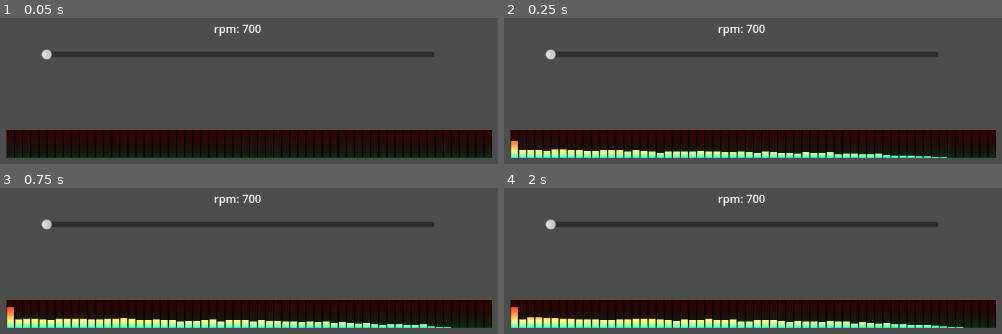
Above: before the commit, frames 1-4 (two rows, left to right).
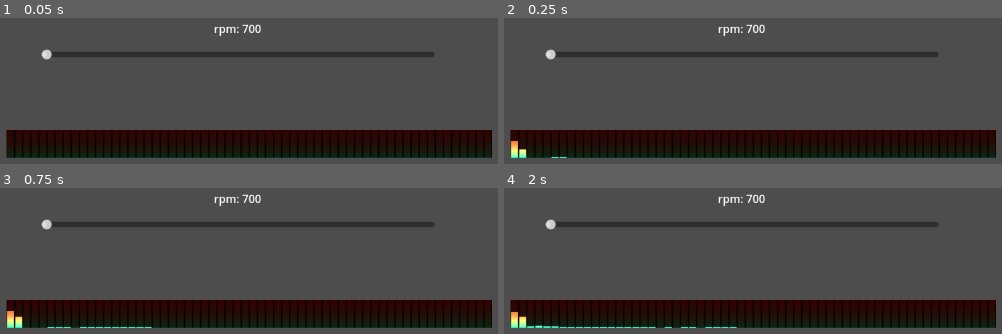
Above: after the commit, the same moments.

Repository: GrandClay/Engine-Sound-Synthesis-Demo
Game: Godot game, scene res://Source/control.tscn
The game is run twice, just before and just after one commit, with the same random seed, the same clock (stepped at 60 frames per second) and the same inputs.
Inputs:
- Up to frame 1 (0.05 s): no input
- Up to frame 2 (0.25 s): no input
- Up to frame 3 (0.75 s): no input
- Up to frame 4 (2 s): no input

Frame 1 is identical in both runs. In frame 2, 3.3% of the frame differs, in the area x 3-90%, y 89-96%; in frame 3, 4.0%; in frame 4, 4.1%, in the area x 1-93%, y 81-96%.

Commit message:
added low rpm crossfade

Diff:
--- a/Source/control.gd
+++ b/Source/control.gd
@@ -8,34 +8,50 @@
 @export var strokes: int = 4
 
 @export_category("Sound Characteristics")
-@export_range(0.0, 1.0) var duty_cycle: float = 0.35 ## Changes how long the enigne pulses are. Lower numbers result in shorter pulses.
-@export_range(2, 20) var wave_quality: int = 10 ## Higher numbers result in poor performance.
+@export_range(0.0, 1.0) var duty_cycle: float = 0.3 ## Changes how long the enigne pulses are. Lower numbers result in shorter pulses.
+@export_range(0.1, 1.0) var full_pulse_wave_percent = 0.4## The percent of the RPM range where the crossfade becomes purely the pulse wave
+@export var wave_quality: int = 10 ## Higher numbers result in poor performance.
+@export var starting_volume_percent: float = 0.1
 
+
+var max_rpm: float = 7000.0
+var idle_rpm: float = 700.0
 var rpm: float = 0.0
 var pulse_hz: float = 0.0
 var phase: float = 0.0
 var playback: AudioStreamPlayback = null # Actual playback stream, assigned in _ready().
 var previous_white_noise: float = 0.0
+var previous_engine_noise: float = 0.0
 
 func _fill_buffer() -> void:
 	var increment: float = pulse_hz / sample_hz
 
 	var to_fill: int = playback.get_frames_available()
 	while to_fill > 0:
+		var saw_wave: float = 0.0
+		for i in range(1, wave_quality):
+			saw_wave += pow(-1, i) * (sin(TAU * phase * i) / i) # Create the saw wave with "wave_quality" amount of iterations.
+
+		saw_wave = saw_wave * (2/PI) * 0.7 # Amplitude correction of the saw wave; 0.7 is a volume adjustment to create a seamless crossfade.
+
 		var pulse_wave: float = 0.0
 		for i in range(1, wave_quality):
-			pulse_wave += (1/i) * sin(PI * i * duty_cycle) * cos(TAU * i * phase) # Create the pulse wave with 10 iterations.
+			pulse_wave += (1/i) * sin(PI * i * duty_cycle) * cos(TAU * i * phase) # Create the pulse wave with "wave_quality" amount of iterations.
 
-		pulse_wave = pulse_wave * (4/PI) + (2*duty_cycle) - 1 # Amplitude and displacement correction of the pulse wave.
+		pulse_wave = pulse_wave * (4/PI) + (2*duty_cycle) - 1# Amplitude and displacement correction of the pulse wave.
 
 		var white_noise: float = randf() # Generate white noise.
 		var low_pass_noise: float = (white_noise + previous_white_noise) / 2 # Simple low pass filter of the white noise.
 		previous_white_noise = white_noise # White noise buffer used in the low pass filter.
 
+		var volume: float = (rpm * ((1 - starting_volume_percent) / max_rpm)) + starting_volume_percent # increase volume with RPM
 		var engine_sound: float = max(0, pulse_wave) * low_pass_noise # Apply pulse to the white noise.
-		#engine_sound += sin(phase * TAU)
 
-		playback.push_frame(Vector2.ONE * engine_sound) # Audio frames are stereo.
+		var fade_percent: float = min((rpm - idle_rpm)/(max_rpm - idle_rpm) * (1.0/full_pulse_wave_percent), 1.0)
+		var cross_fade: float = (saw_wave * (1-fade_percent)) + (engine_sound * fade_percent)
+
+
+		playback.push_frame(Vector2.ONE * cross_fade * volume) # Audio frames are stereo.
 		phase = fmod(phase + increment, 1.0)
 		to_fill -= 1
 
--- a/Source/control.tscn
+++ b/Source/control.tscn
@@ -5,7 +5,7 @@
 
 [sub_resource type="AudioStreamGenerator" id="AudioStreamGenerator_xp8q3"]
 mix_rate = 22050.0
-buffer_length = 0.1
+buffer_length = 0.05
 
 [node name="Control" type="Control"]
 layout_mode = 3
@@ -15,6 +15,7 @@
 grow_horizontal = 2
 grow_vertical = 2
 script = ExtResource("1_p5hol")
+starting_volume_percent = 0.3
 
 [node name="HSlider" type="HSlider" parent="."]
 layout_mode = 1
--- a/default_bus_layout.tres
+++ b/default_bus_layout.tres
@@ -8,6 +8,7 @@
 predelay_msec = 50.0
 predelay_feedback = 0.25
 room_size = 0.1
+damping = 0.2
 spread = 0.4
 wet = 0.15
 
@@ -21,4 +22,4 @@
 bus/1/volume_db = 0.0
 bus/1/send = &"Master"
 bus/1/effect/0/effect = SubResource("AudioEffectReverb_cdk01")
-bus/1/effect/0/enabled = true
+bus/1/effect/0/enabled = false
